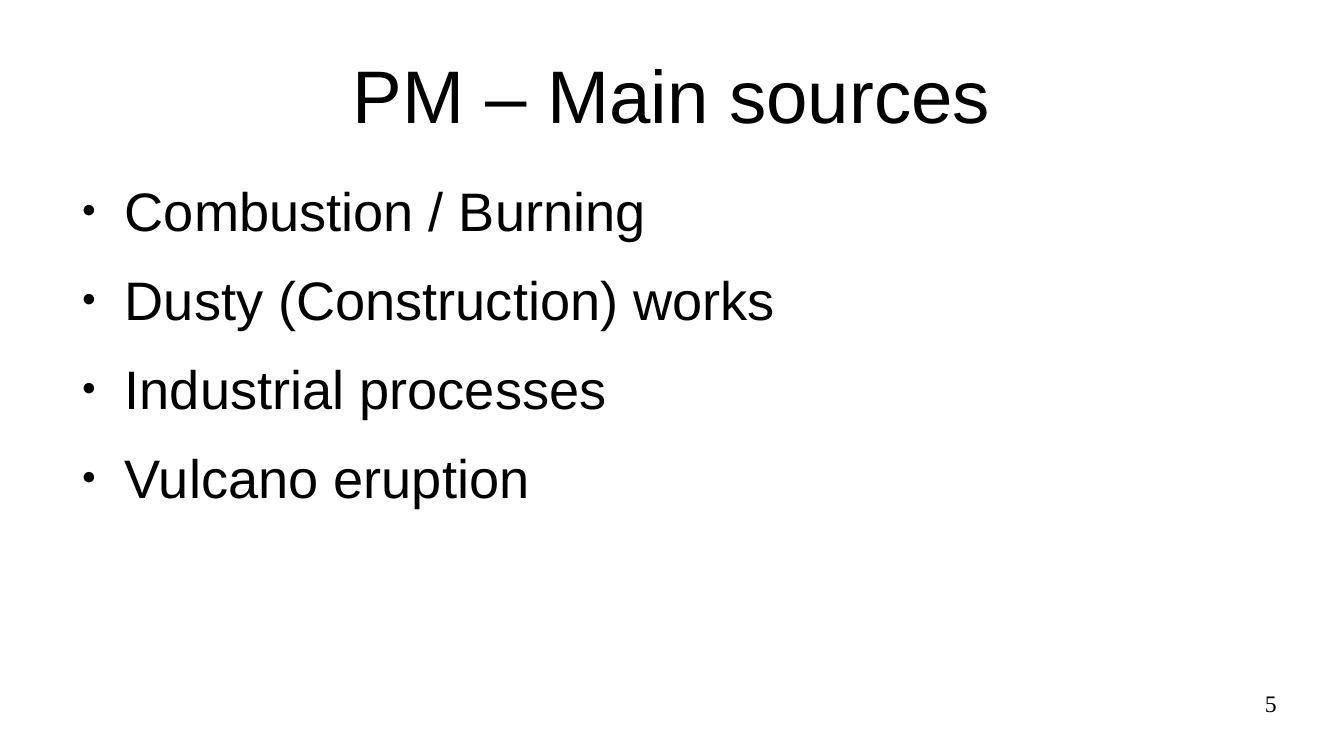
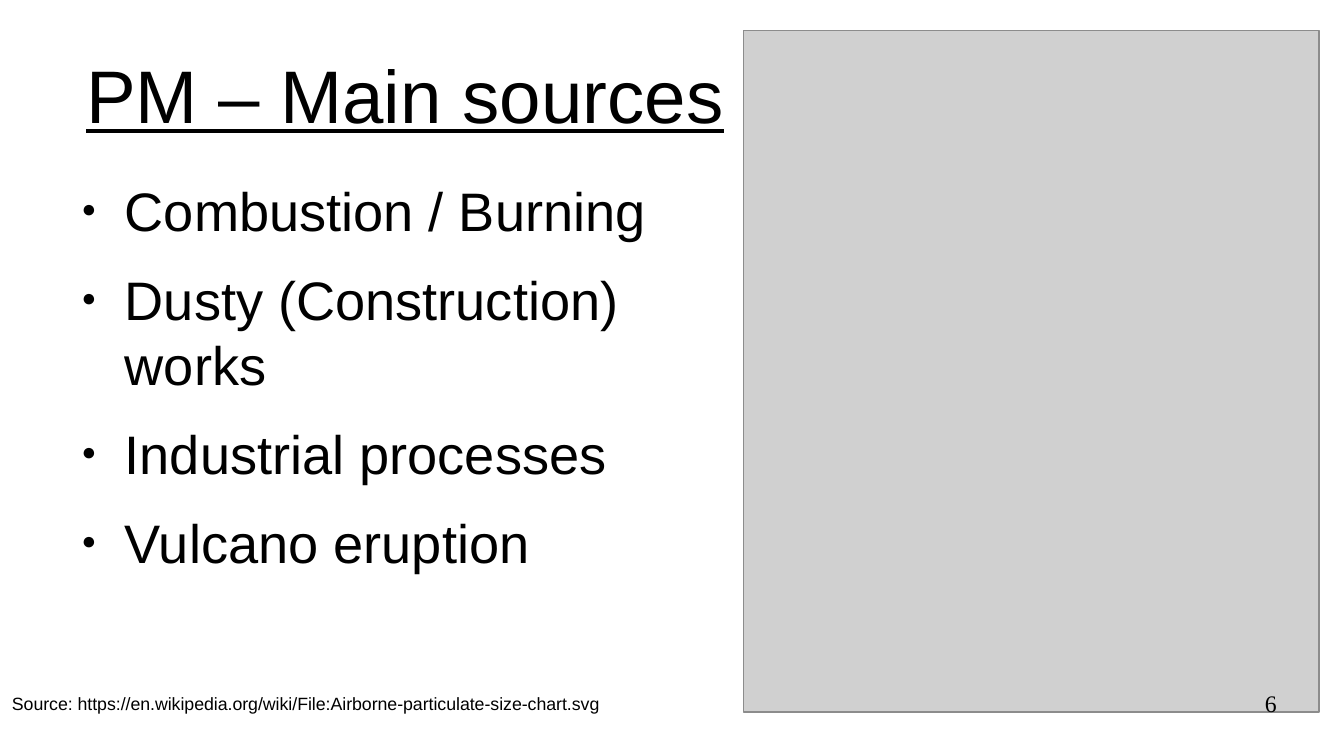
Before and after one commit to YvesL-Web/Air_Polution_Analysis, a slide deck: slide 6 of presentation/241124_00-first_plain_draft.odp (slide 5 before the commit). Drawn at 1344x756 pixels with LibreOffice and Linux fonts; fonts in the diff are those of the drawing; grey boxes stand for pictures. Boxes give left, top, right and bottom in pixels: in the first picture for what was removed or moved away, otherwise in the second. Text is boxed around its words. In the diff, an @@ line names an element or a change of style, - is before the commit and + after.

```diff
--- a/presentation/241124_00-first_plain_draft.odp
+++ b/presentation/241124_00-first_plain_draft.odp
@@ title "PM – Main sources" at (86, 69, 724, 133): underline on @@
@@ picture added at (744, 30, 1320, 712) @@
@@ text "Combustion / Burning" rewrapped from (125, 191, 774, 507) to (125, 191, 646, 572) @@
@@ text added at (12, 697, 600, 714), 10.5 pt, text #000000 @@
+Source: https://en.wikipedia.org/wiki/File:Airborne-particulate-size-chart.svg
@@ page number at (1265, 696, 1277, 717): text changed @@
-5
+6
```
Also in this commit, not shown: 3 other slides changed, 4 slides added, 1 slide removed, 3 other files.
